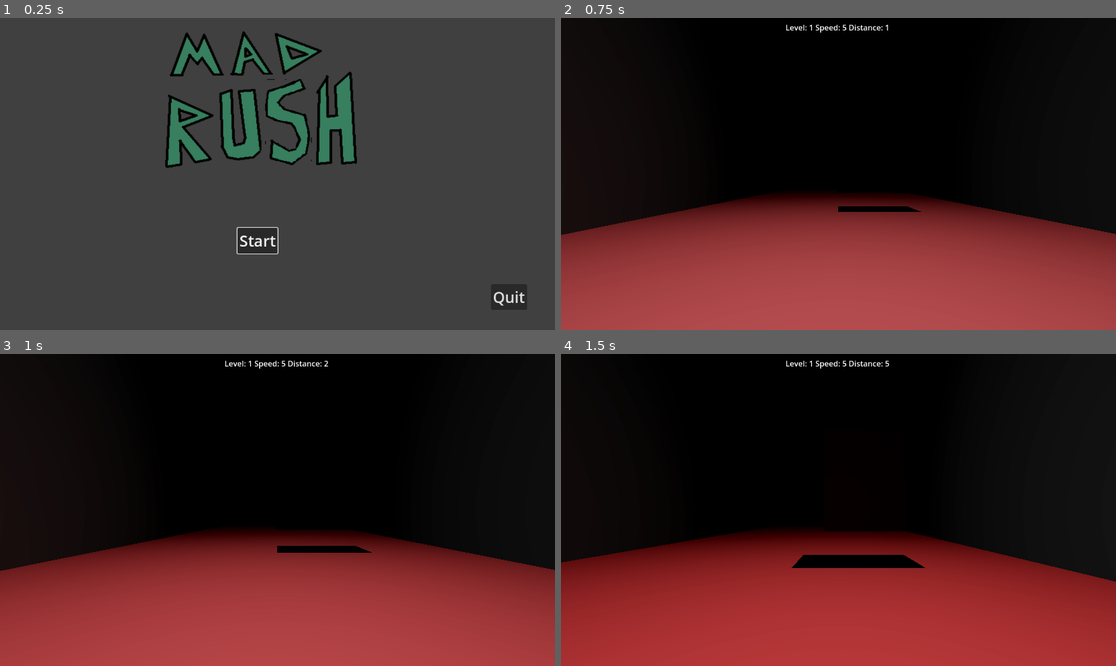
Above: before the commit, frames 1-4 (two rows, left to right).
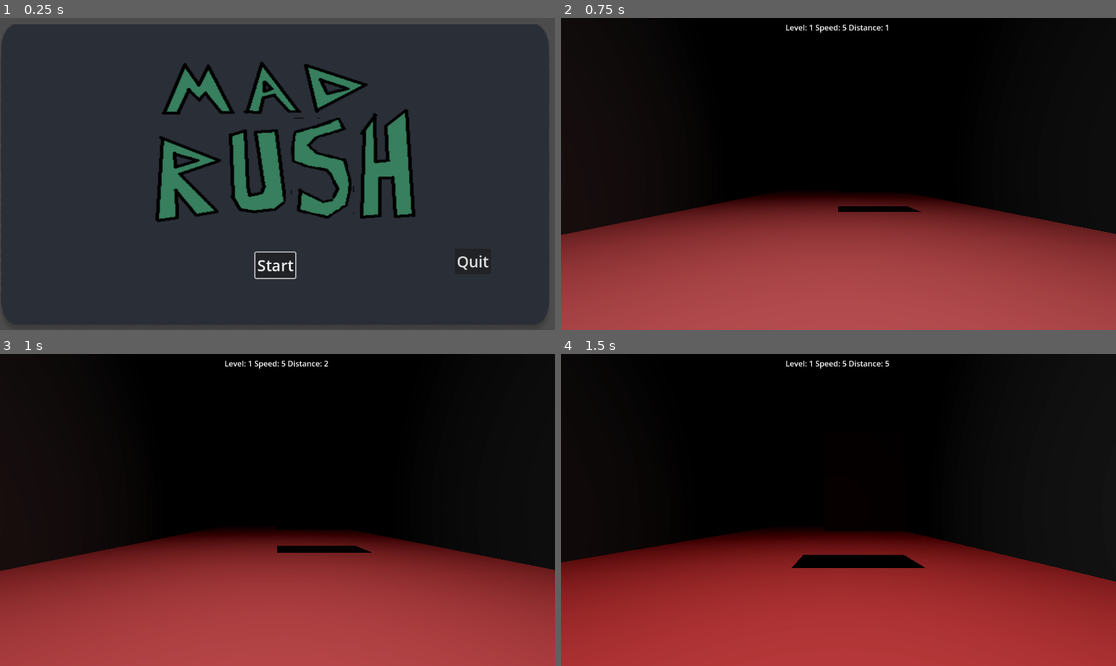
Above: after the commit, the same moments.

Repository: finalsabbath/3d-runner
Game: Godot game, scene res://scenes/main_menu.tscn
Two runs of this game, one before a commit and one after it. Both use one fixed random seed, a clock stepped at 60 frames per second and the inputs below.
Inputs:
- Up to frame 1 (0.25 s): no input
- Up to frame 2 (0.75 s): click "Start" at 0.5 s
- Up to frame 3 (1 s): no input
- Up to frame 4 (1.5 s): hold Right (move_right) from 1.28 s (still down)

The runs differ from the first frame. In frame 1, 16% of the frame differs, in the area x 27-95%, y 4-93%; in frame 2, nothing differs; in frame 3, nothing differs; in frame 4, nothing differs.

Commit message:
better background for menu

Diff:
--- a/3d-runner/scenes/main_menu.tscn
+++ b/3d-runner/scenes/main_menu.tscn
@@ -1,9 +1,10 @@
-[gd_scene load_steps=4 format=3 uid="uid://dksifru4vppkf"]
+[gd_scene load_steps=5 format=3 uid="uid://dksifru4vppkf"]
 
 [ext_resource type="Script" uid="uid://sbfihikmqibm" path="res://scripts/scene/main_menu.gd" id="1_ekxnf"]
 [ext_resource type="Texture2D" uid="uid://sjeykdcuaj70" path="res://assets/art/mad-rush-logo.png" id="2_bqqt6"]
+[ext_resource type="Texture2D" uid="uid://bk64d3ol2qabf" path="res://assets/ui/Headless.png" id="2_wu84c"]
 
-[sub_resource type="CanvasTexture" id="CanvasTexture_vue75"]
+[sub_resource type="CanvasTexture" id="CanvasTexture_bqqt6"]
 
 [node name="MainMenu" type="Control"]
 layout_mode = 3
@@ -14,28 +15,41 @@
 grow_vertical = 2
 script = ExtResource("1_ekxnf")
 
-[node name="Background" type="TextureRect" parent="."]
-modulate = Color(0.252028, 0.252028, 0.252028, 1)
+[node name="Background2" type="TextureRect" parent="."]
+modulate = Color(0.299547, 0.299547, 0.299547, 1)
 layout_mode = 1
 anchors_preset = 15
 anchor_right = 1.0
 anchor_bottom = 1.0
 grow_horizontal = 2
 grow_vertical = 2
-texture = SubResource("CanvasTexture_vue75")
+texture = SubResource("CanvasTexture_bqqt6")
+
+[node name="Background" type="TextureRect" parent="."]
+layout_mode = 1
+anchors_preset = 15
+anchor_right = 1.0
+anchor_bottom = 1.0
+offset_left = -5.0
+offset_top = 13.0
+offset_right = -5.0
+offset_bottom = 13.0
+grow_horizontal = 2
+grow_vertical = 2
+texture = ExtResource("2_wu84c")
 
 [node name="Sprite2D" type="Sprite2D" parent="."]
-position = Vector2(532, 212)
-scale = Vector2(1.32187, 1.19687)
+position = Vector2(579, 307)
+scale = Vector2(1.79062, 1.40312)
 texture = ExtResource("2_bqqt6")
 
 [node name="Start" type="Button" parent="."]
 unique_name_in_owner = true
 layout_mode = 0
-offset_left = 493.0
-offset_top = 436.0
-offset_right = 576.0
-offset_bottom = 489.0
+offset_left = 530.0
+offset_top = 487.0
+offset_right = 613.0
+offset_bottom = 540.0
 focus_neighbor_right = NodePath("../Quit")
 focus_next = NodePath("../Quit")
 focus_previous = NodePath("../Quit")
@@ -44,10 +58,10 @@
 
 [node name="Quit" type="Button" parent="."]
 layout_mode = 0
-offset_left = 1019.0
-offset_top = 553.0
-offset_right = 1094.0
-offset_bottom = 606.0
+offset_left = 944.0
+offset_top = 479.0
+offset_right = 1019.0
+offset_bottom = 532.0
 focus_neighbor_left = NodePath("../Start")
 focus_next = NodePath("../Start")
 focus_previous = NodePath("../Start")
Binary file added: 3d-runner/assets/ui/Headless.png
Not shown, added: 3d-runner/assets/ui/Headless.png.import
Not shown, changed: README.md
